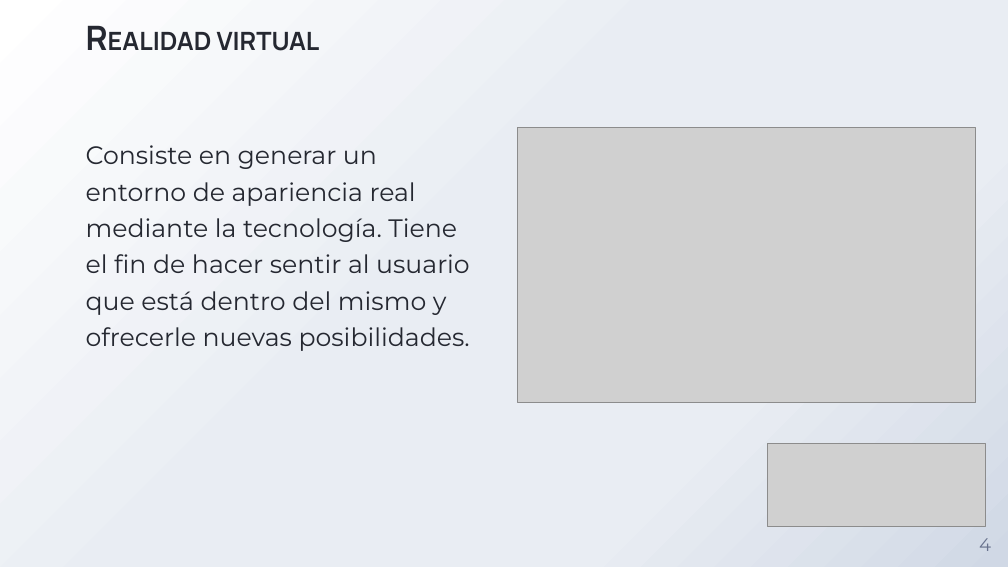
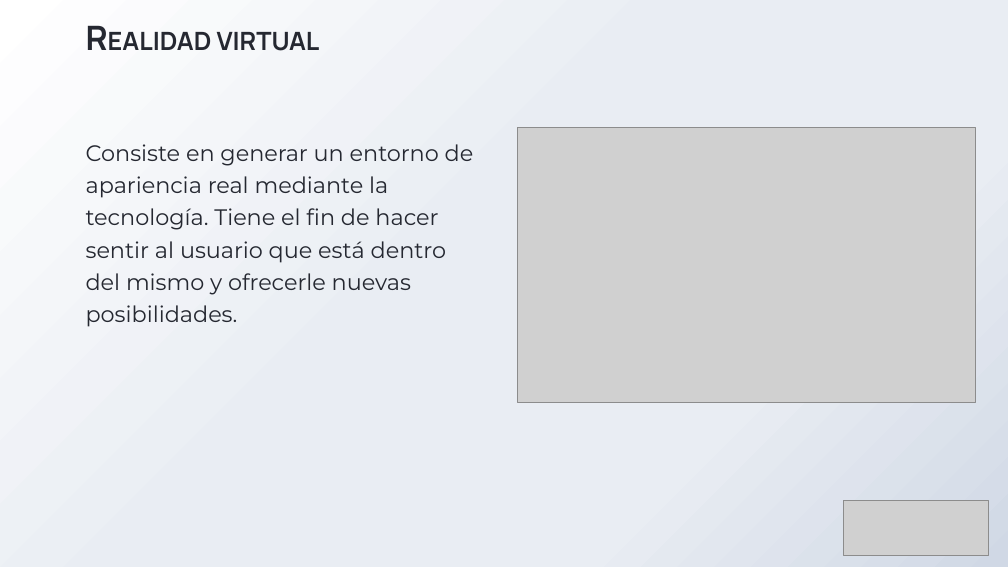
Before and after one commit to adrixp/MemoriaTFG-AdrianPizarroSerrano, a slide deck: slide 4 of PresentaciónTFG_Adrián_Pizarro_Serrano.pptx. Drawn at 1008x567 pixels with LibreOffice and Linux fonts; fonts in the diff are those of the drawing; grey boxes stand for pictures; background and template pictures are left out. Boxes give left, top, right and bottom in pixels: in the first picture for what was removed or moved away, otherwise in the second. Text is boxed around its words. In the diff, an @@ line names an element or a change of style, - is before the commit and + after.

```diff
--- a/PresentaciónTFG_Adrián_Pizarro_Serrano.pptx
+++ b/PresentaciónTFG_Adrián_Pizarro_Serrano.pptx
@@ text "Consiste en generar un entorno ..." at box(86, 144, 474, 327): size 18 to 16 pt @@
@@ picture: place and size @@
-picture at box(767, 444, 985, 526)
+picture at box(843, 500, 989, 555)
@@ page number removed at box(979, 538, 991, 551) @@
-4
```
Also in this commit, not shown: 13 other slides changed, 3 slides added, 1 slide removed, 1 other file.
